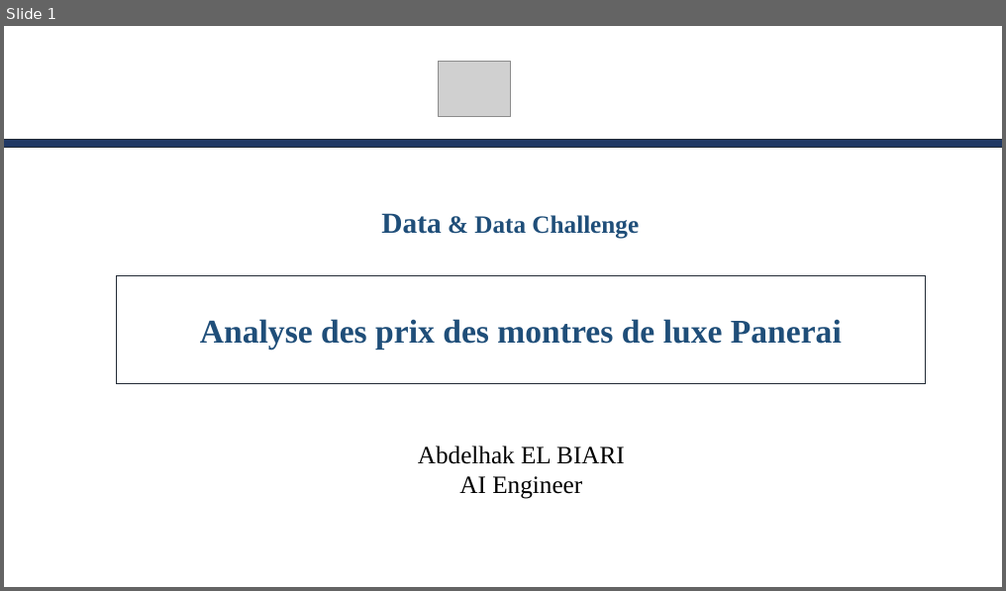
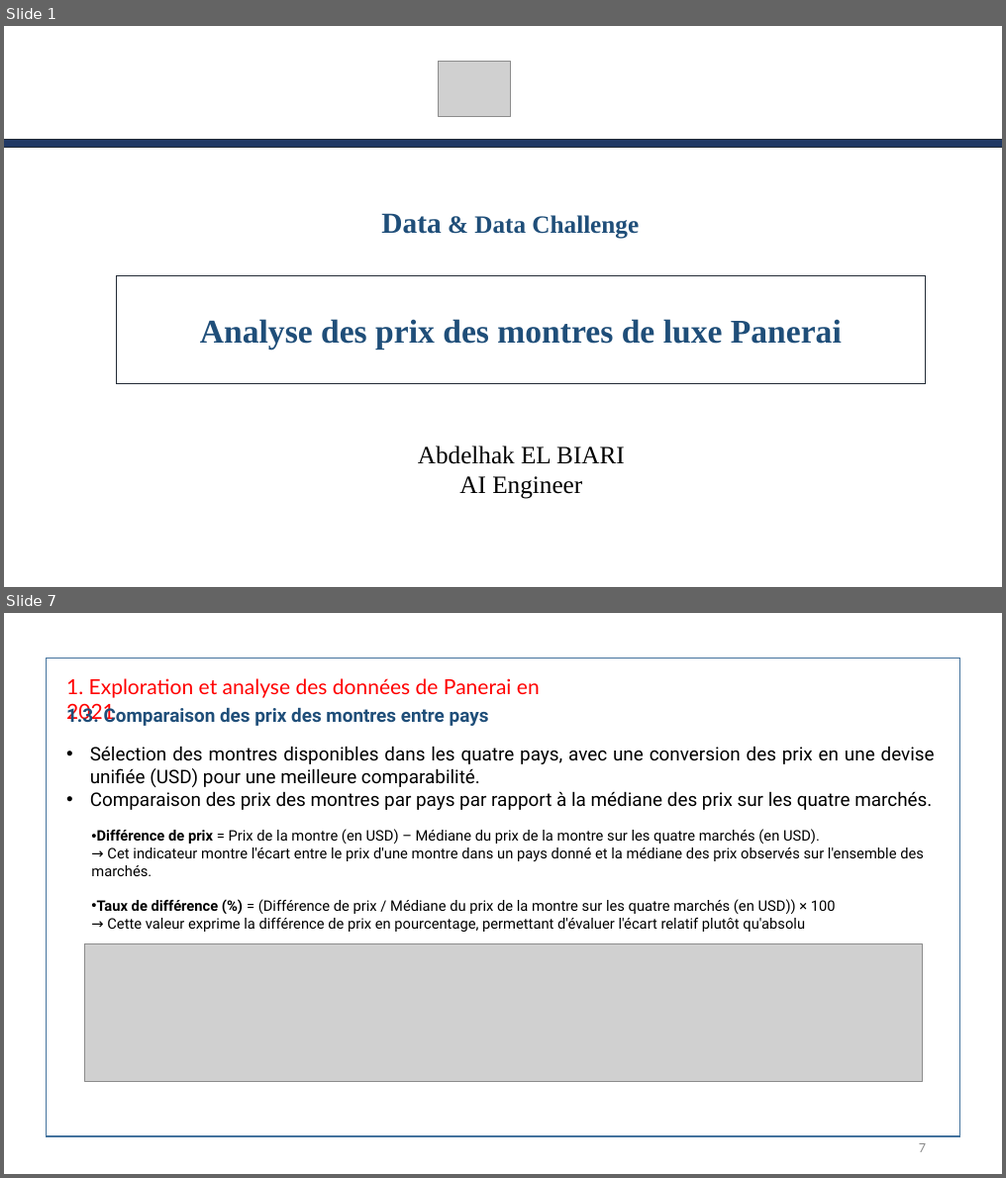
Before and after one commit to Ahak99/Data-Data-Challenge, a slide deck: docs/Présentation - Analyse des prix des montres de luxe Panerai.pptx. Shown one above the other, each under a label of ours: slide 1 before the commit, slides 1 and 7 after it; the slides between them are not shown. The pictures are 1006x591 and 1006x1178 pixels, drawn with LibreOffice and Linux fonts; fonts in the diff are those of the drawing; grey boxes stand for pictures. Boxes give left, top, right and bottom in pixels: in the first picture for what was removed or moved away, otherwise in the second. Text is boxed around its words. In the diff, an @@ line names an element or a change of style, - is before the commit and + after.

```diff
--- a/docs/Présentation - Analyse des prix des montres de luxe Panerai.pptx
+++ b/docs/Présentation - Analyse des prix des montres de luxe Panerai.pptx
@@ slide 7 added at (4,613,1002,1174), background #FFFFFF @@
@@ rectangle added at (46,658,960,1137), outline #43739E 1 pt @@
@@ text added at (66,678,540,698), 20 pt, text #FF0000 @@
+1. Exploration et analyse des données de Panerai en 2021
@@ text added at (66,705,489,726), 18 pt, text #1F4E79, bold @@
+1.3. Comparaison des prix des montres entre pays
@@ text added at (90,746,935,810), 18 pt, text #000000 @@
+• Sélection des montres disponibles dans les quatre pays, avec une conversion des prix en une devise unifiée (USD) pour une meilleure comparabilité.
+• Comparaison des prix des montres par pays par rapport à la médiane des prix sur les quatre marchés.
@@ text added at (91,829,924,932), 14 pt, text #000000 @@
+• Différence de prix = Prix de la montre (en USD) – Médiane du prix de la montre sur les quatre marchés (en USD).
+→ Cet indicateur montre l'écart entre le prix d'une montre dans un pays donné et la médiane des prix observés sur l'ensemble des marchés.
+• Taux de différence (%) = (Différence de prix / Médiane du prix de la montre sur les quatre marchés (en USD)) × 100
+→ Cette valeur exprime la différence de prix en pourcentage, permettant d'évaluer l'écart relatif plutôt qu'absolu
@@ picture added at (84,944,922,1081) @@
@@ page number added at (919,1144,926,1153), 12 pt, text #8C8C8C @@
+7
```
Also in this commit, not shown: 5 slides changed, 20 other slides added, 18 slides removed, 6 other files.
